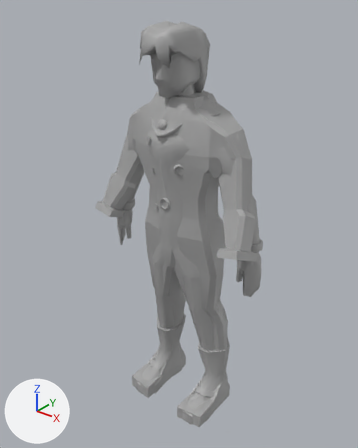
Two versions of the FBX model Assets/Scenes/3D Assets/John_Obituary.fbx, one commit apart.
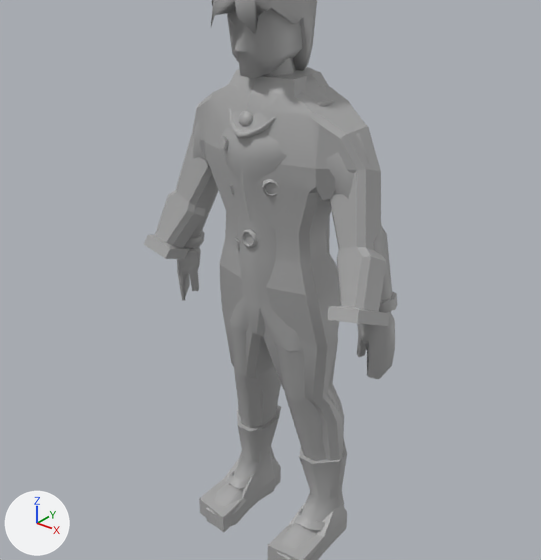
The first picture shows the older version from a camera (50 mm lens) standing at (1.079, -1.37, 0.915) and looking at (-0.025, 0.009, 0.06). The close-ups show both versions on the part from 0% to 100% of the width and 10% to 93% of the height of that picture. Arrows for +X, +Y and +Z are at lower left; the lights stay in place. Where no turn or scale is listed for an object, it has been applied to the vertices.

The older version as bpy lines, for what is in view:
```python
me_mesh = bpy.data.meshes.new('Mesh')
me_mesh.from_pydata(...)  # 328 vertices, 306 faces; spans x -0.361..0.361, y -0.143..0.149, z -1.003..0.351
me_mesh.materials.append(mat_standardsurface1)  # grey #aaaaaa
me_mesh_001 = bpy.data.meshes.new('Mesh.001')
me_mesh_001.from_pydata(...)  # 1094 vertices, 1147 faces; spans x -0.35..0.35, y -0.17..0.17, z -0.79..0.79
me_mesh_001.materials.append(mat_standardsurface1)  # grey #aaaaaa
ob_john_obituary = bpy.data.objects.new('John_Obituary', me_mesh_001)
ob_john_obituary.location = (0.0, -0.001, 0.013)
ob_pcube1 = bpy.data.objects.new('pCube1', me_mesh)
ob_pcube1.location = (0.0, 0.0, 0.222)
```
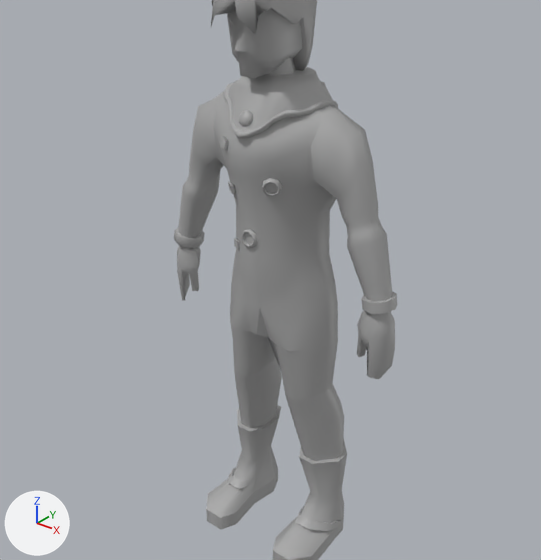
Where the newer file only moved an object's origin or applied its transform, the numbers keep the older frame.

Where the change shows, as pixel boxes [x1, y1, x2, y2] in the close-ups (541 x 560 px):
'pCube1', deleted: before [144, 69, 390, 560]

What changed in the scene script:
```text
Remove ob_pcube1:
    ob_pcube1 = bpy.data.objects.new('pCube1', me_mesh)
    ob_pcube1.location = (0.0, 0.0, 0.222)
```
